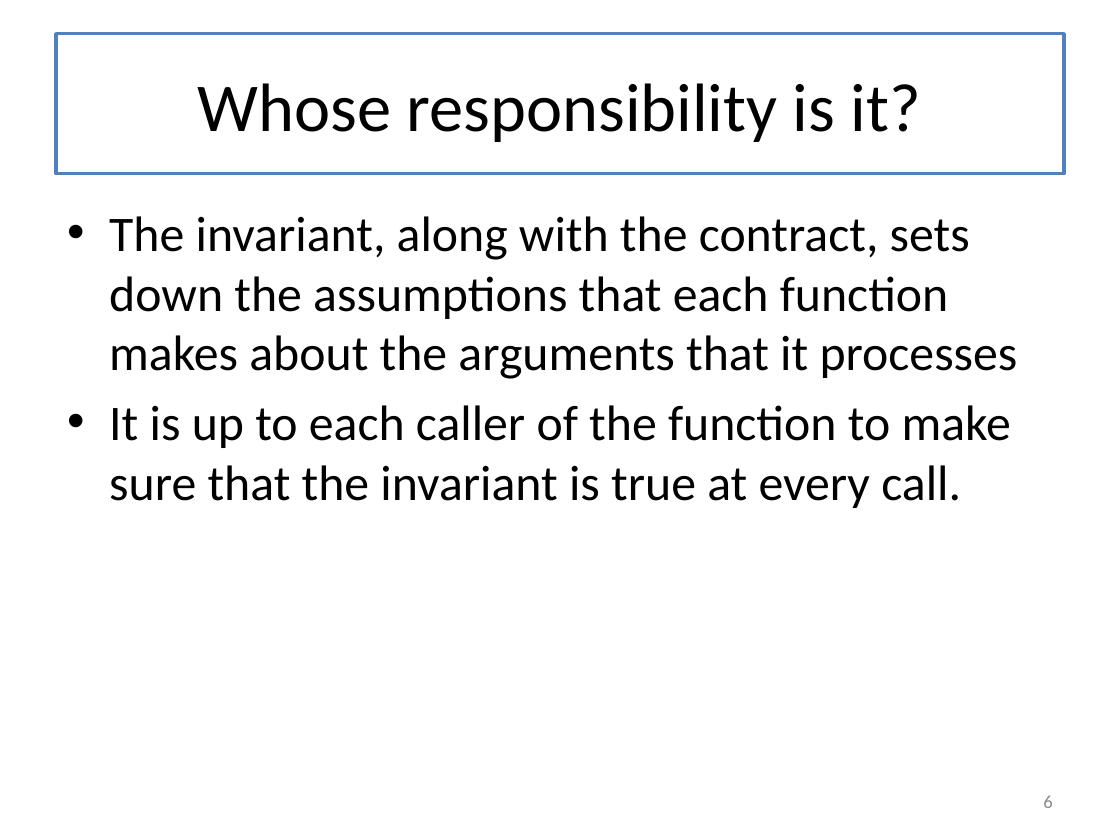
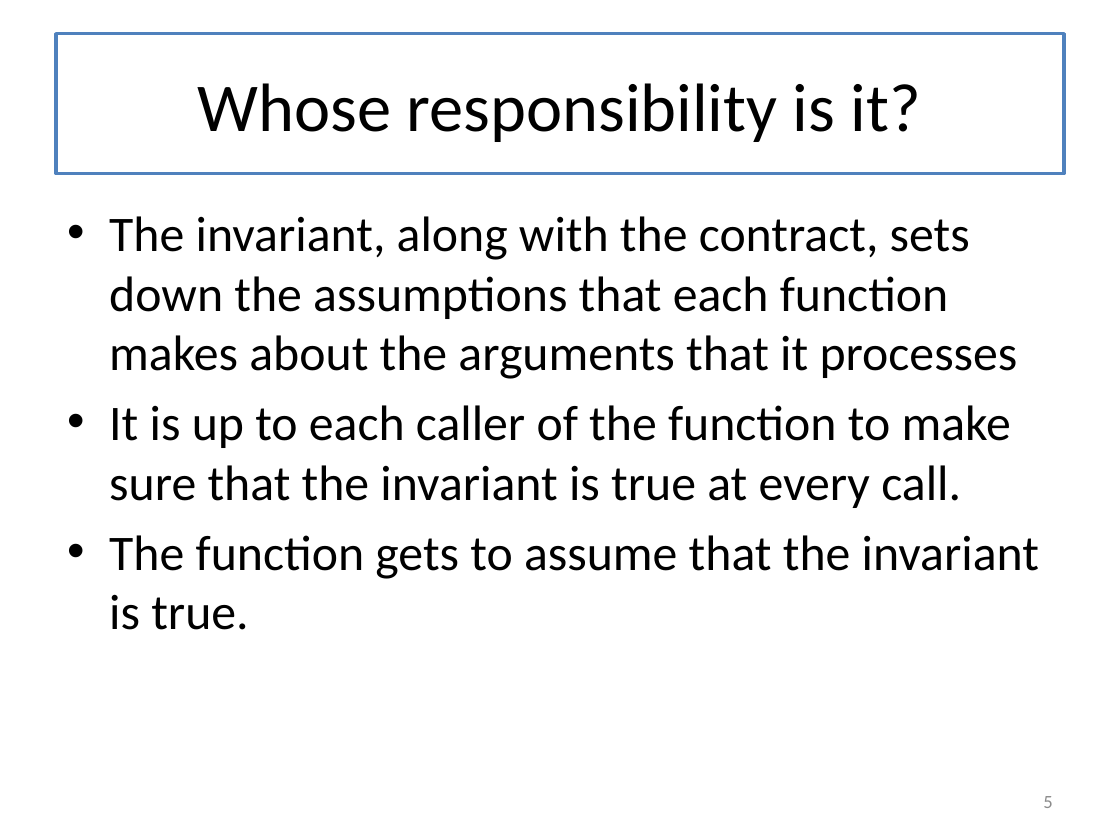
Before and after one commit to mwand/cs5010f16, a slide deck: slide 5 of Slides/Lesson 7.4 When do I need an invariant.pptx (slide 6 before the commit). Drawn at 1120x840 pixels with LibreOffice and Linux fonts; fonts in the diff are those of the drawing. Boxes give left, top, right and bottom in pixels: in the first picture for what was removed or moved away, otherwise in the second. Text is boxed around its words. In the diff, an @@ line names an element or a change of style, - is before the commit and + after.

```diff
--- a/Slides/Lesson 7.4 When do I need an invariant.pptx
+++ b/Slides/Lesson 7.4 When do I need an invariant.pptx
@@ text at box(109, 535, 1039, 630): paragraph added @@
+• The function gets to assume that the invariant is true.
@@ page number at box(1043, 796, 1052, 808): text changed @@
-6
+5
```
Also in this commit, not shown: 2 other slides changed, 1 slide removed, 3 other files.
